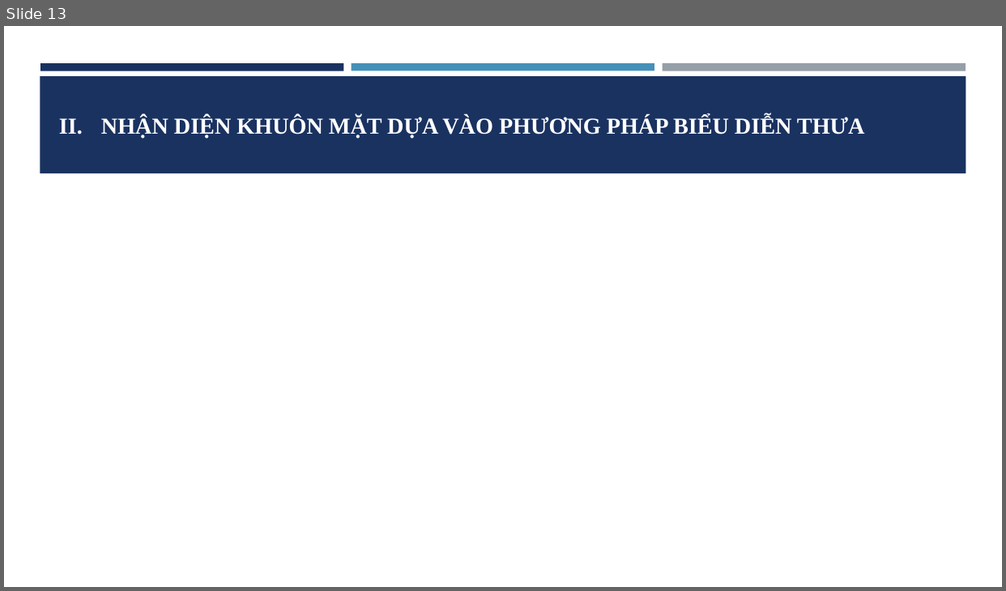
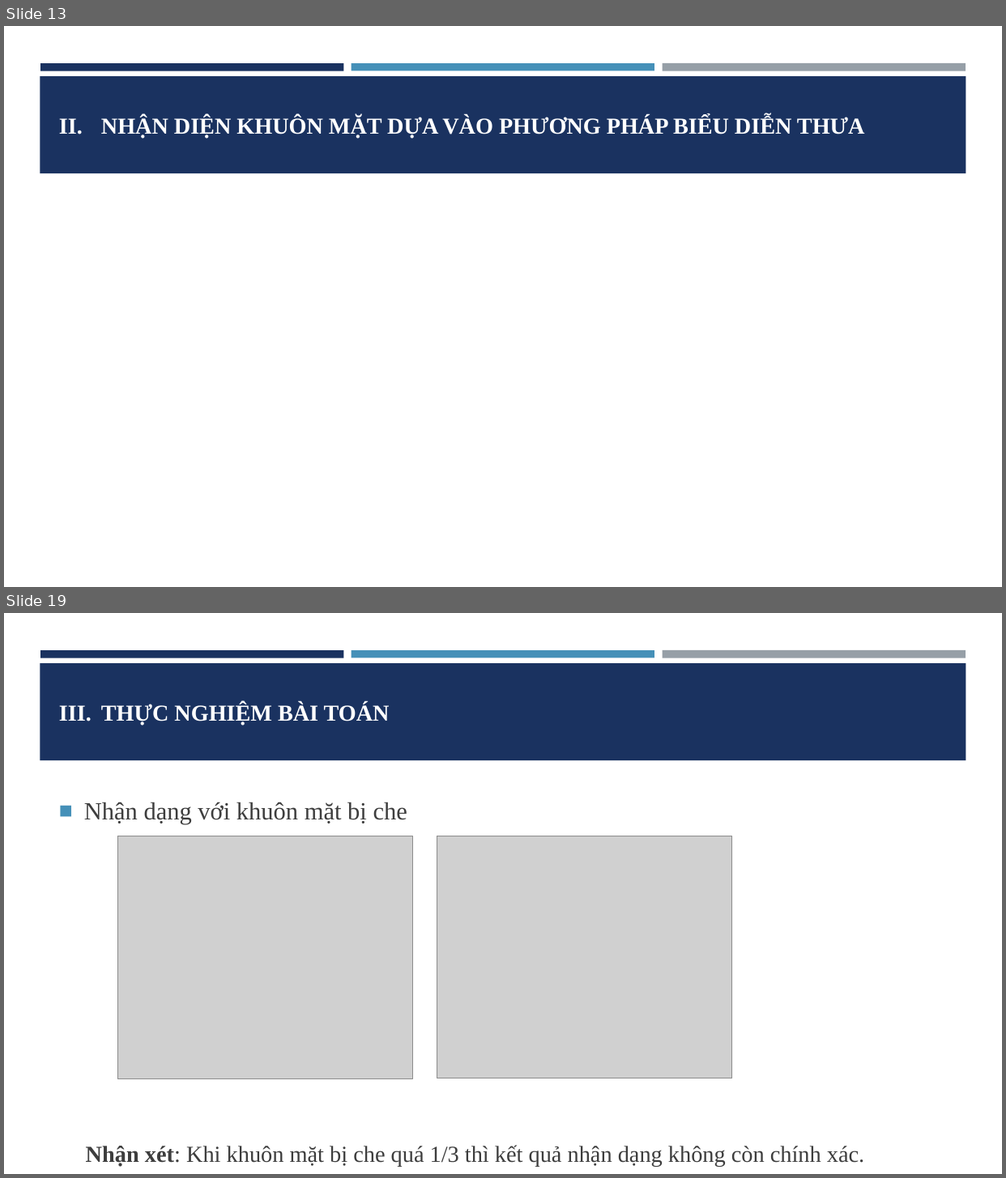
Before and after one commit to khactoan/Face-recognition-tool, a slide deck: Documents/Sparse representation-DangKhacToan.pptx. Shown one above the other, each under a label of ours: slide 13 before the commit, slides 13 and 19 after it; the slides between them are not shown. The pictures are 1006x591 and 1006x1178 pixels, drawn with LibreOffice and Linux fonts; fonts in the diff are those of the drawing; grey boxes stand for pictures. Boxes give left, top, right and bottom in pixels: in the first picture for what was removed or moved away, otherwise in the second. Text is boxed around its words. In the diff, an @@ line names an element or a change of style, - is before the commit and + after.

```diff
--- a/Documents/Sparse representation-DangKhacToan.pptx
+++ b/Documents/Sparse representation-DangKhacToan.pptx
@@ slide 19 added at box(4, 613, 1002, 1174), background #FFFFFF; not listed: 4 template elements that a slide beside it also shows @@
@@ title added at box(101, 703, 390, 725), 22 pt, text #FFFFFF, bold @@
+III. THỰC NGHIỆM BÀI TOÁN
@@ text added at box(84, 802, 864, 1166), 22.1 pt, text #3D3D3D @@
+■ Nhận dạng với khuôn mặt bị che
+  Nhận xét: Khi khuôn mặt bị che quá 1/3 thì kết quả nhận dạng không còn chính xác.
@@ picture added at box(117, 836, 413, 1079) @@
@@ picture added at box(437, 836, 732, 1079) @@
```
Also in this commit, not shown: 3 slides changed, 5 other slides added, 1 slide removed.
